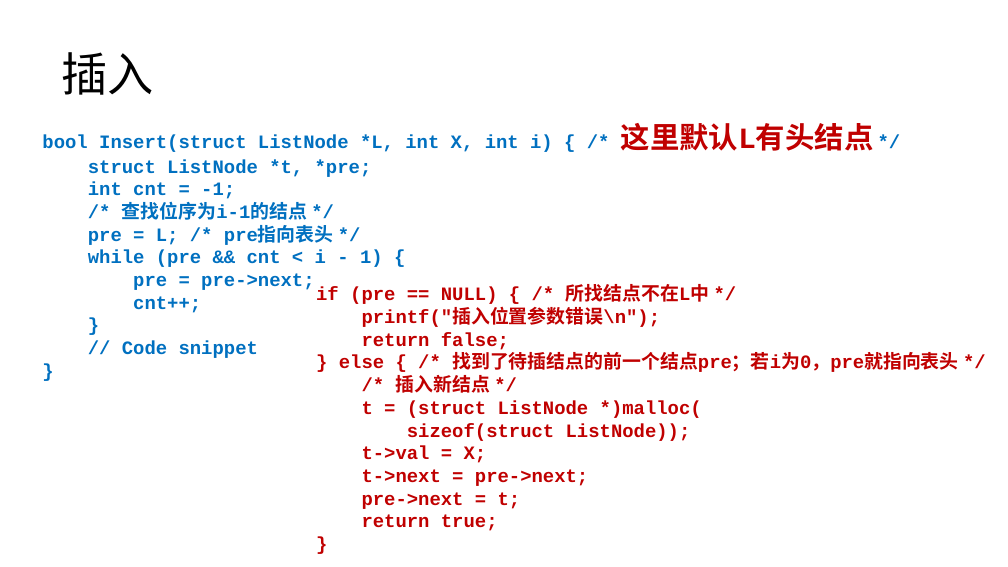
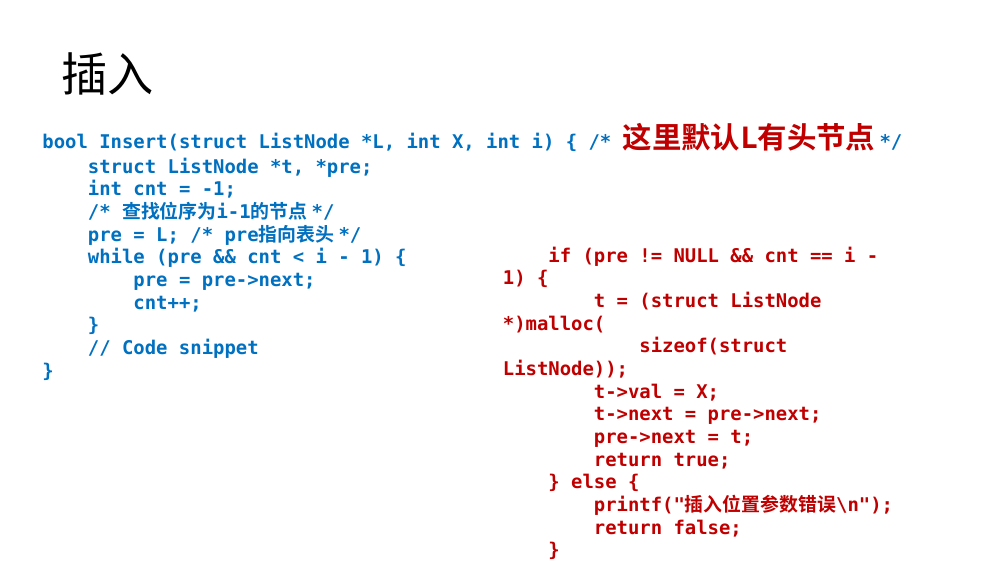
Before and after one commit to lezhang-thu/data-structure, a slide deck: slide 9 of linear-list/2022秋季-数据结构-第3章-线性结构a.pptx. Drawn at 1008x567 pixels with LibreOffice and Linux fonts; fonts in the diff are those of the drawing. Boxes give left, top, right and bottom in pixels: in the first picture for what was removed or moved away, otherwise in the second. Text is boxed around its words. In the diff, an @@ line names an element or a change of style, - is before the commit and + after.

```diff
--- a/linear-list/2022秋季-数据结构-第3章-线性结构a.pptx
+++ b/linear-list/2022秋季-数据结构-第3章-线性结构a.pptx
@@ text at (42,123,876,151): text changed; font Courier New to DejaVu Sans Mono @@
-bool Insert(struct ListNode *L, int X, int i) { /* 这里默认L有头结点 */
+bool Insert(struct ListNode *L, int X, int i) { /* 这里默认L有头节点 */
@@ text at (88,158,384,358): font Courier New to DejaVu Sans Mono in "struct ListNode *t, *pre;", "int cnt = -1;", "pre = L; /* pre指向表头 */", "while (pre && cnt < i - ..." and 5 more places @@
@@ text at (122,201,307,220): text changed; font Courier New to DejaVu Sans Mono @@
-/* 查找位序为i-1的结点 */
+/* 查找位序为i-1的节点 */
@@ text "if (pre != NULL && ...": place and size @@
-text "if (pre != NULL && ..." at (316,284,959,531)
+text "if (pre != NULL && ..." at (503,246,893,537)
@@ text at (503,246,855,287): text changed; font Courier New to DejaVu Sans Mono @@
-if (pre == NULL) { /* 所找结点不在L中 */
-printf("插入位置参数错误\n");
-return false;
-} else { /* 找到了待插结点的前一个结点pre；若i为0，pre就指向表头 */
-/* 插入新结点 */
+if (pre != NULL && cnt == i - 1) {
@@ text at (503,292,822,469): font Courier New to DejaVu Sans Mono in "t = (struct ListNode *)malloc(", "sizeof(struct ListNode));", "t->val = X;", "t->next = pre->next;" and 3 more places @@
@@ text at (571,473,893,537): paragraphs added @@
+} else {
+printf("插入位置参数错误\n");
+return false;
```
Also in this commit, not shown: 11 other slides changed, 1 other file.
